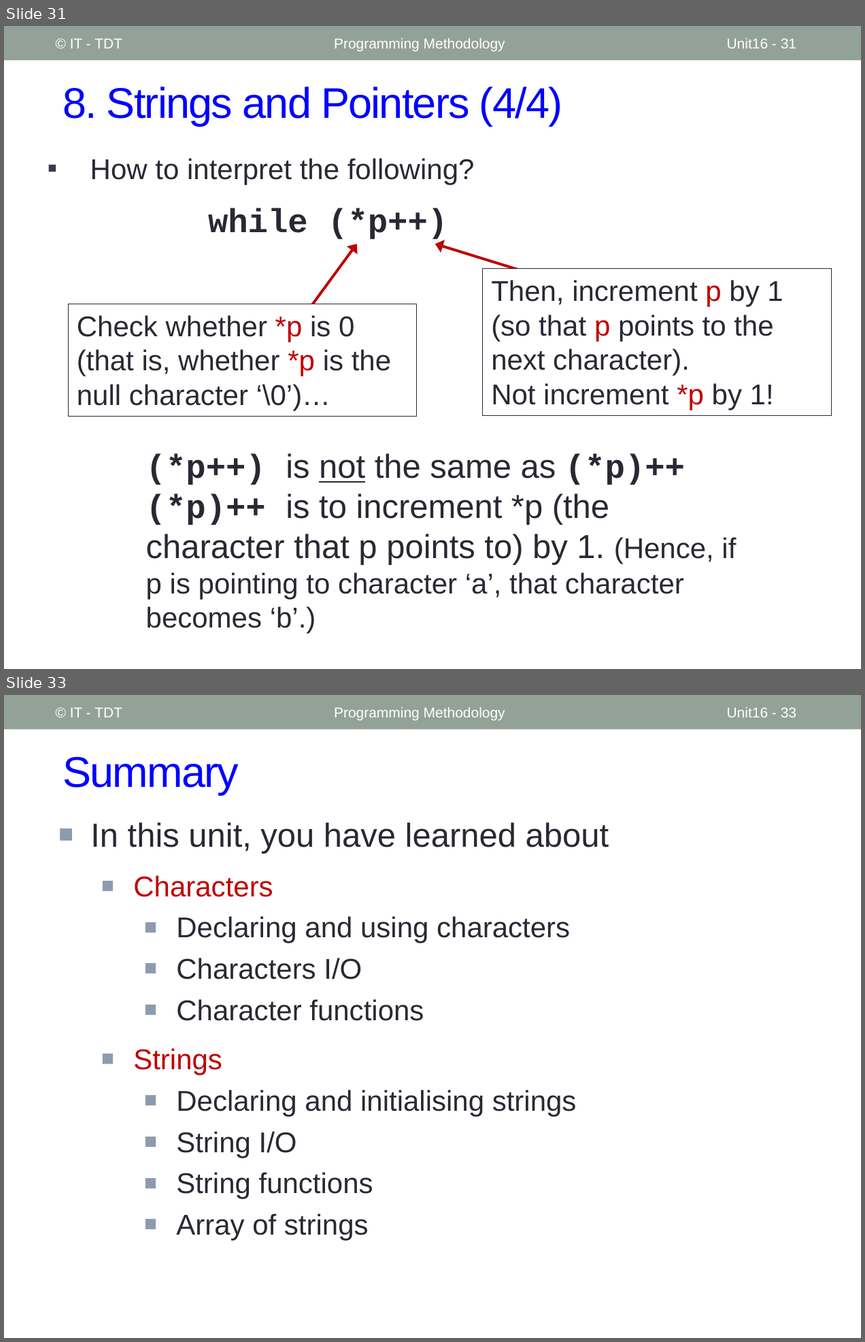
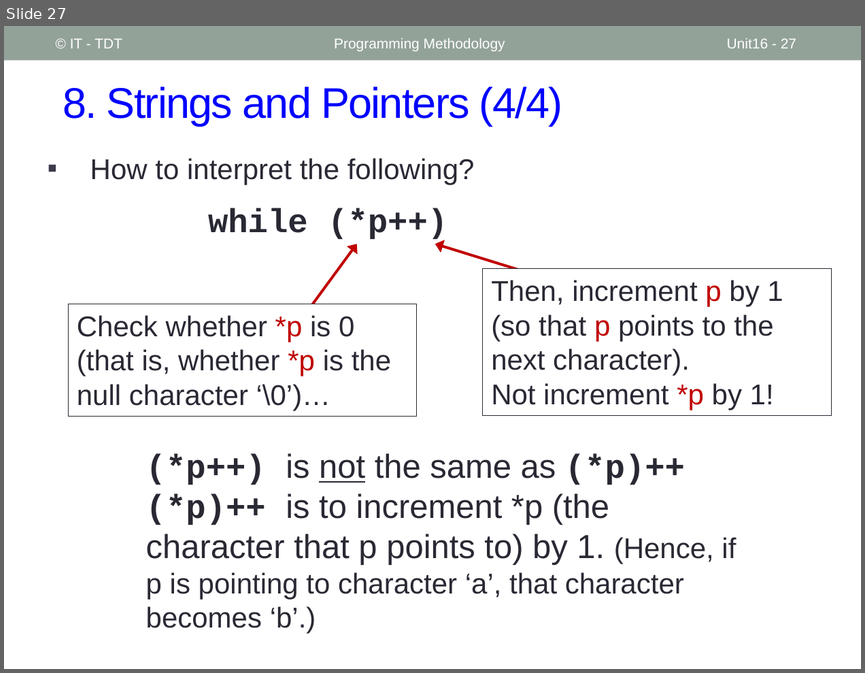
Before and after one commit to coder1097/Programming-Methodology, a slide deck: PPLT_Slides/Slides/Unit16_Characters_and_Strings.pptx. Shown one above the other, each under a label of ours: slides 31 and 33 before the commit, slide 27 after it; the slides between them are not shown. The pictures are 865x1342 and 865x673 pixels, drawn with LibreOffice and Linux fonts; fonts in the diff are those of the drawing. Boxes give left, top, right and bottom in pixels: in the first picture for what was removed or moved away, otherwise in the second. Text is boxed around its words. In the diff, an @@ line names an element or a change of style, - is before the commit and + after.

```diff
--- a/PPLT_Slides/Slides/Unit16_Characters_and_Strings.pptx
+++ b/PPLT_Slides/Slides/Unit16_Characters_and_Strings.pptx
@@ slide 33 removed at (4, 695, 861, 1338), background #FFFFFF; not listed: 1 template element that a slide beside it also shows @@
@@ text removed at (70, 707, 122, 717) @@
-© IT - TDT
@@ text removed at (334, 707, 505, 720) @@
-Programming Methodology
@@ page number removed at (727, 707, 796, 717) @@
-Unit16 - 33
@@ title removed at (62, 757, 239, 794) @@
-Summary
@@ text removed at (90, 822, 609, 1240) @@
-■ In this unit, you have learned about
-  ■ Characters
-    ■ Declaring and using characters
-    ■ Characters I/O
-    ■ Character functions
-  ■ Strings
-    ■ Declaring and initialising strings
-    ■ String I/O
-    ■ String functions
-    ■ Array of strings
@@ what was slide 31 is now slide 27 @@
@@ page number at (727, 38, 796, 48): text changed @@
-Unit16 - 31
+Unit16 - 27
```
Also in this commit, not shown: 5 other slides removed, 4 other files.
